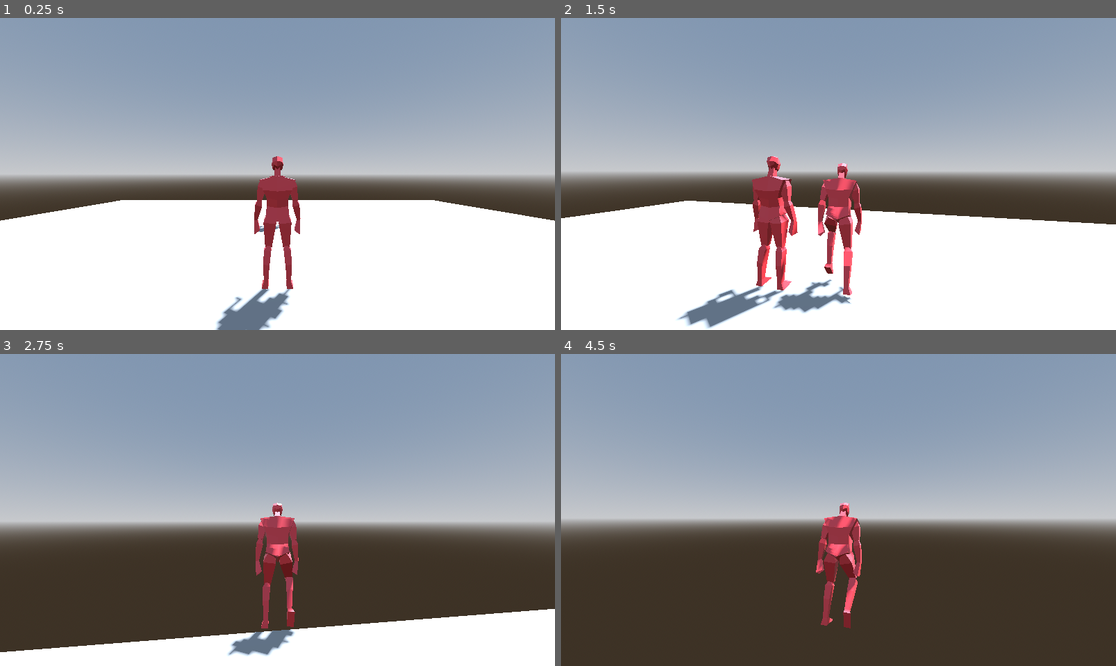
Above: before the commit, frames 1-4 (two rows, left to right).
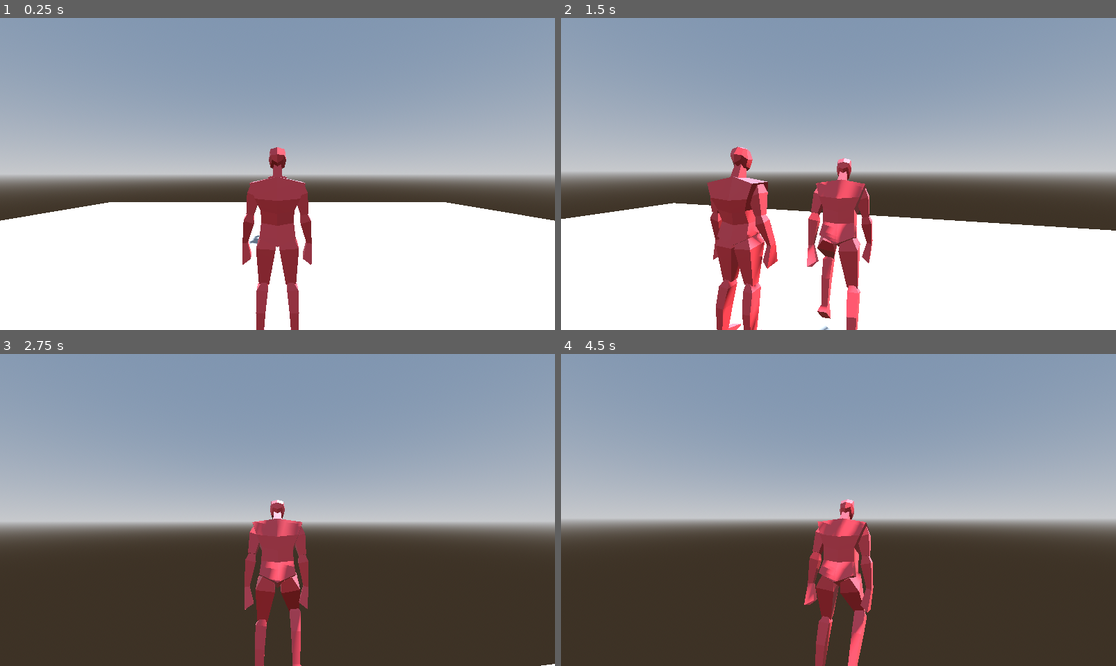
Above: after the commit, the same moments.

Repository: OhijMik/BlenderModelGodot
Game: Godot game, scene res://main_scene.tscn
Two runs of this game, one before a commit and one after it. Both use one fixed random seed, a clock stepped at 60 frames per second and the inputs below.
Inputs (mouse positions are in pixels of both pictures, inside the frame that each line leads up to):
- Up to frame 1 (0.25 s): no input
- Up to frame 2 (1.5 s): tap Enter (ui_accept) at 0.5, 0.77 s; move the mouse to (866, 174) at 0.52 s; hold W (forward) from 0.53 s (still down); move the mouse to (810, 174) at 1.27 s
- Up to frame 3 (2.75 s): keep holding W (forward); tap Enter (ui_accept) at 1.52 s; move the mouse to (288, 503) at 2.02 s
- Up to frame 4 (4.5 s): keep holding W (forward); move the mouse to (832, 516) at 2.77 s; tap Enter (ui_accept) at 3.02, 3.77 s; move the mouse to (877, 513) at 3.52 s; move the mouse to (794, 506) at 4.27 s

The runs differ from the first frame. In frame 1, 3.7% of the frame differs, in the area x 20-80%, y 41-100%; in frame 2, 11%; in frame 3, 14%, in the area x 0-100%, y 46-100%; in frame 4, 3.4%.

Commit message:
Changed the camera position

Diff:
--- a/enemy.tscn
+++ b/enemy.tscn
@@ -611,7 +611,7 @@
 bones/0/parent = -1
 bones/0/rest = Transform3D(1, 0, 0, 0, 0.998999, 0.0447266, 0, -0.0447266, 0.998999, 0, 0, 0)
 bones/0/enabled = true
-bones/0/position = Vector3(0, -0.0188794, 5.58134e-11)
+bones/0/position = Vector3(0, -0.0126226, 2.66596e-11)
 bones/0/rotation = Quaternion(-0.0223689, 0, 0, 0.99975)
 bones/0/scale = Vector3(1, 1, 1)
 bones/1/name = "head"
@@ -626,7 +626,7 @@
 bones/2/rest = Transform3D(-0.903399, 0.428792, 0.00259956, -0.428371, -0.902208, -0.0501899, -0.0191757, -0.0464551, 0.998736, 0.201485, 0.502309, -0.00415772)
 bones/2/enabled = true
 bones/2/position = Vector3(0.201485, 0.502309, -0.00415772)
-bones/2/rotation = Quaternion(-0.00310704, -0.0250656, 0.986682, -0.160689)
+bones/2/rotation = Quaternion(-0.00276058, -0.0251355, 0.989431, -0.14278)
 bones/2/scale = Vector3(1, 1, 1)
 bones/3/name = "lowerarm.l"
 bones/3/parent = 2
@@ -640,28 +640,28 @@
 bones/4/rest = Transform3D(-0.996951, 0.0781542, -0.00117562, -0.0780859, -0.996505, -0.0296715, -0.0034905, -0.0294889, 0.999561, 0.101943, 0.0141639, -0.0217959)
 bones/4/enabled = true
 bones/4/position = Vector3(0.101943, 0.0141639, -0.0217959)
-bones/4/rotation = Quaternion(-0.00101806, 0.0648105, 0.996472, -0.0533113)
+bones/4/rotation = Quaternion(-0.000343188, 0.045548, 0.997718, -0.0498443)
 bones/4/scale = Vector3(1.00003, 1, 1)
 bones/5/name = "lowerleg.l"
 bones/5/parent = 4
 bones/5/rest = Transform3D(0.99983, 0.0183465, 0.00177651, -0.0184302, 0.993605, 0.111395, 0.000278552, -0.111409, 0.993775, -7.66781e-09, 0.445087, 3.49246e-10)
 bones/5/enabled = true
 bones/5/position = Vector3(-7.66781e-09, 0.445087, 3.49246e-10)
-bones/5/rotation = Quaternion(-0.20727, 0.000367215, -0.0342128, 0.977685)
+bones/5/rotation = Quaternion(-0.170792, 0.000369969, -0.0281918, 0.984904)
 bones/5/scale = Vector3(1, 1, 1)
 bones/6/name = "foot.l"
 bones/6/parent = 5
 bones/6/rest = Transform3D(0.999094, 0.0185303, -0.0383207, -0.0423671, 0.346028, -0.937267, -0.00410776, 0.938041, 0.3465, 1.85021e-08, 0.488115, -1.60071e-08)
 bones/6/enabled = true
 bones/6/position = Vector3(1.85021e-08, 0.488115, -1.60071e-08)
-bones/6/rotation = Quaternion(0.630059, 0.000719169, -0.0117146, 0.776459)
+bones/6/rotation = Quaternion(0.616104, -0.00137974, -0.0136786, 0.787545)
 bones/6/scale = Vector3(1.00001, 1, 0.999999)
 bones/7/name = "upperarm.r"
 bones/7/parent = 0
 bones/7/rest = Transform3D(-0.903399, -0.428792, -0.00259956, 0.428371, -0.902208, -0.0501899, 0.0191757, -0.0464551, 0.998736, -0.201485, 0.502309, -0.00415772)
 bones/7/enabled = true
 bones/7/position = Vector3(-0.201485, 0.502309, -0.00415772)
-bones/7/rotation = Quaternion(0.00286354, -0.0251156, 0.988649, 0.148102)
+bones/7/rotation = Quaternion(0.00256597, -0.0251711, 0.990831, 0.13272)
 bones/7/scale = Vector3(1, 1, 1)
 bones/8/name = "lowerarm.r"
 bones/8/parent = 7
@@ -675,21 +675,21 @@
 bones/9/rest = Transform3D(-0.996951, -0.0781542, 0.00117562, 0.0780859, -0.996505, -0.0296715, 0.0034905, -0.0294889, 0.999561, -0.101943, 0.0141639, -0.0217959)
 bones/9/enabled = true
 bones/9/position = Vector3(-0.101943, 0.0141639, -0.0217959)
-bones/9/rotation = Quaternion(0.00101807, 0.0648105, 0.996472, 0.0533113)
+bones/9/rotation = Quaternion(0.000343204, 0.045548, 0.997718, 0.0498443)
 bones/9/scale = Vector3(1.00003, 1, 1)
 bones/10/name = "lowerleg.r"
 bones/10/parent = 9
 bones/10/rest = Transform3D(0.99983, -0.0183465, -0.00177651, 0.0184302, 0.993605, 0.111395, -0.000278552, -0.111409, 0.993775, 7.66781e-09, 0.445087, 3.49246e-10)
 bones/10/enabled = true
 bones/10/position = Vector3(7.66781e-09, 0.445087, 3.49246e-10)
-bones/10/rotation = Quaternion(-0.20727, -0.000367215, 0.0342128, 0.977685)
+bones/10/rotation = Quaternion(-0.170792, -0.00036997, 0.0281918, 0.984904)
 bones/10/scale = Vector3(1, 1, 1)
 bones/11/name = "foot.r"
 bones/11/parent = 10
 bones/11/rest = Transform3D(0.999094, -0.0185303, 0.0383207, 0.0423671, 0.346028, -0.937267, 0.00410776, 0.938041, 0.3465, -1.85021e-08, 0.488115, -1.60071e-08)
 bones/11/enabled = true
 bones/11/position = Vector3(-1.85021e-08, 0.488115, -1.60071e-08)
-bones/11/rotation = Quaternion(0.630059, -0.000719155, 0.0117146, 0.776459)
+bones/11/rotation = Quaternion(0.616104, 0.00137975, 0.0136786, 0.787545)
 bones/11/scale = Vector3(1.00001, 1, 0.999999)
 bones/12/name = "neutral_bone"
 bones/12/parent = -1
--- a/player.tscn
+++ b/player.tscn
@@ -611,7 +611,7 @@
 bones/0/parent = -1
 bones/0/rest = Transform3D(1, 0, 0, 0, 0.998999, 0.0447266, 0, -0.0447266, 0.998999, 0, 0, 0)
 bones/0/enabled = true
-bones/0/position = Vector3(0, -0.00525874, -2.89871e-11)
+bones/0/position = Vector3(0, -0.0153531, -1.61952e-11)
 bones/0/rotation = Quaternion(-0.0223689, 0, 0, 0.99975)
 bones/0/scale = Vector3(1, 1, 1)
 bones/1/name = "head"
@@ -626,7 +626,7 @@
 bones/2/rest = Transform3D(-0.903399, 0.428792, 0.00259956, -0.428371, -0.902208, -0.0501899, -0.0191757, -0.0464551, 0.998736, 0.201485, 0.502309, -0.00415772)
 bones/2/enabled = true
 bones/2/position = Vector3(0.201485, 0.502309, -0.00415772)
-bones/2/rotation = Quaternion(-0.00238166, -0.0252023, 0.99206, -0.123193)
+bones/2/rotation = Quaternion(-0.0029008, -0.0251083, 0.988359, -0.150028)
 bones/2/scale = Vector3(1, 1, 1)
 bones/3/name = "lowerarm.l"
 bones/3/parent = 2
@@ -640,28 +640,28 @@
 bones/4/rest = Transform3D(-0.996951, 0.0781542, -0.00117562, -0.0780859, -0.996505, -0.0296715, -0.0034905, -0.0294889, 0.999561, 0.101943, 0.0141639, -0.0217959)
 bones/4/enabled = true
 bones/4/position = Vector3(0.101943, 0.0141639, -0.0217959)
-bones/4/rotation = Quaternion(0.000658349, 0.0179539, 0.998827, -0.0449685)
+bones/4/rotation = Quaternion(-0.000633419, 0.053773, 0.997234, -0.0513185)
 bones/4/scale = Vector3(1.00003, 1, 1)
 bones/5/name = "lowerleg.l"
 bones/5/parent = 4
 bones/5/rest = Transform3D(0.99983, 0.0183465, 0.00177651, -0.0184302, 0.993605, 0.111395, 0.000278552, -0.111409, 0.993775, -7.66781e-09, 0.445087, 3.49246e-10)
 bones/5/enabled = true
 bones/5/position = Vector3(-7.66781e-09, 0.445087, 3.49246e-10)
-bones/5/rotation = Quaternion(-0.118259, 0.00037297, -0.0195203, 0.992791)
+bones/5/rotation = Quaternion(-0.186392, 0.000368859, -0.0307666, 0.981994)
 bones/5/scale = Vector3(1, 1, 1)
 bones/6/name = "foot.l"
 bones/6/parent = 5
 bones/6/rest = Transform3D(0.999094, 0.0185303, -0.0383207, -0.0423671, 0.346028, -0.937267, -0.00410776, 0.938041, 0.3465, 1.85021e-08, 0.488115, -1.60071e-08)
 bones/6/enabled = true
 bones/6/position = Vector3(1.85021e-08, 0.488115, -1.60071e-08)
-bones/6/rotation = Quaternion(0.595839, -0.00434572, -0.016592, 0.802921)
+bones/6/rotation = Quaternion(0.622082, -0.000486522, -0.0128332, 0.782847)
 bones/6/scale = Vector3(1.00001, 1, 0.999999)
 bones/7/name = "upperarm.r"
 bones/7/parent = 0
 bones/7/rest = Transform3D(-0.903399, -0.428792, -0.00259956, 0.428371, -0.902208, -0.0501899, 0.0191757, -0.0464551, 0.998736, -0.201485, 0.502309, -0.00415772)
 bones/7/enabled = true
 bones/7/position = Vector3(-0.201485, 0.502309, -0.00415772)
-bones/7/rotation = Quaternion(0.00223732, -0.0252251, 0.992958, 0.115732)
+bones/7/rotation = Quaternion(0.00268764, -0.0251492, 0.989968, 0.139009)
 bones/7/scale = Vector3(1, 1, 1)
 bones/8/name = "lowerarm.r"
 bones/8/parent = 7
@@ -675,21 +675,21 @@
 bones/9/rest = Transform3D(-0.996951, -0.0781542, 0.00117562, 0.0780859, -0.996505, -0.0296715, 0.0034905, -0.0294889, 0.999561, -0.101943, 0.0141639, -0.0217959)
 bones/9/enabled = true
 bones/9/position = Vector3(-0.101943, 0.0141639, -0.0217959)
-bones/9/rotation = Quaternion(-0.000658334, 0.0179539, 0.998827, 0.0449685)
+bones/9/rotation = Quaternion(0.000633435, 0.053773, 0.997234, 0.0513184)
 bones/9/scale = Vector3(1.00003, 1, 1)
 bones/10/name = "lowerleg.r"
 bones/10/parent = 9
 bones/10/rest = Transform3D(0.99983, -0.0183465, -0.00177651, 0.0184302, 0.993605, 0.111395, -0.000278552, -0.111409, 0.993775, 7.66781e-09, 0.445087, 3.49246e-10)
 bones/10/enabled = true
 bones/10/position = Vector3(7.66781e-09, 0.445087, 3.49246e-10)
-bones/10/rotation = Quaternion(-0.118259, -0.00037297, 0.0195203, 0.992791)
+bones/10/rotation = Quaternion(-0.186392, -0.00036886, 0.0307666, 0.981994)
 bones/10/scale = Vector3(1, 1, 1)
 bones/11/name = "foot.r"
 bones/11/parent = 10
 bones/11/rest = Transform3D(0.999094, -0.0185303, 0.0383207, 0.0423671, 0.346028, -0.937267, 0.00410776, 0.938041, 0.3465, -1.85021e-08, 0.488115, -1.60071e-08)
 bones/11/enabled = true
 bones/11/position = Vector3(-1.85021e-08, 0.488115, -1.60071e-08)
-bones/11/rotation = Quaternion(0.595839, 0.00434573, 0.016592, 0.802921)
+bones/11/rotation = Quaternion(0.622082, 0.000486538, 0.0128332, 0.782847)
 bones/11/scale = Vector3(1.00001, 1, 0.999999)
 bones/12/name = "neutral_bone"
 bones/12/parent = -1
@@ -716,7 +716,7 @@
 
 [node name="SpringArm3D" type="SpringArm3D" parent="SpringArmPivot"]
 transform = Transform3D(1, 0, 0, 0, 1, 0, 0, 0, 1, 0, 1.65038, 0)
-spring_length = 3.0
+spring_length = 2.0
 
 [node name="Camera3D" type="Camera3D" parent="SpringArmPivot/SpringArm3D"]
 
